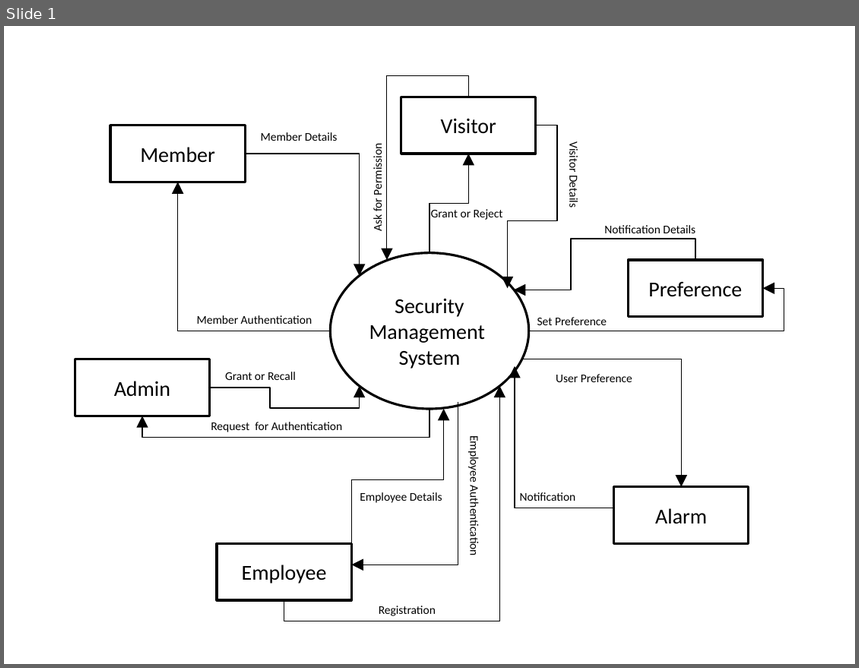
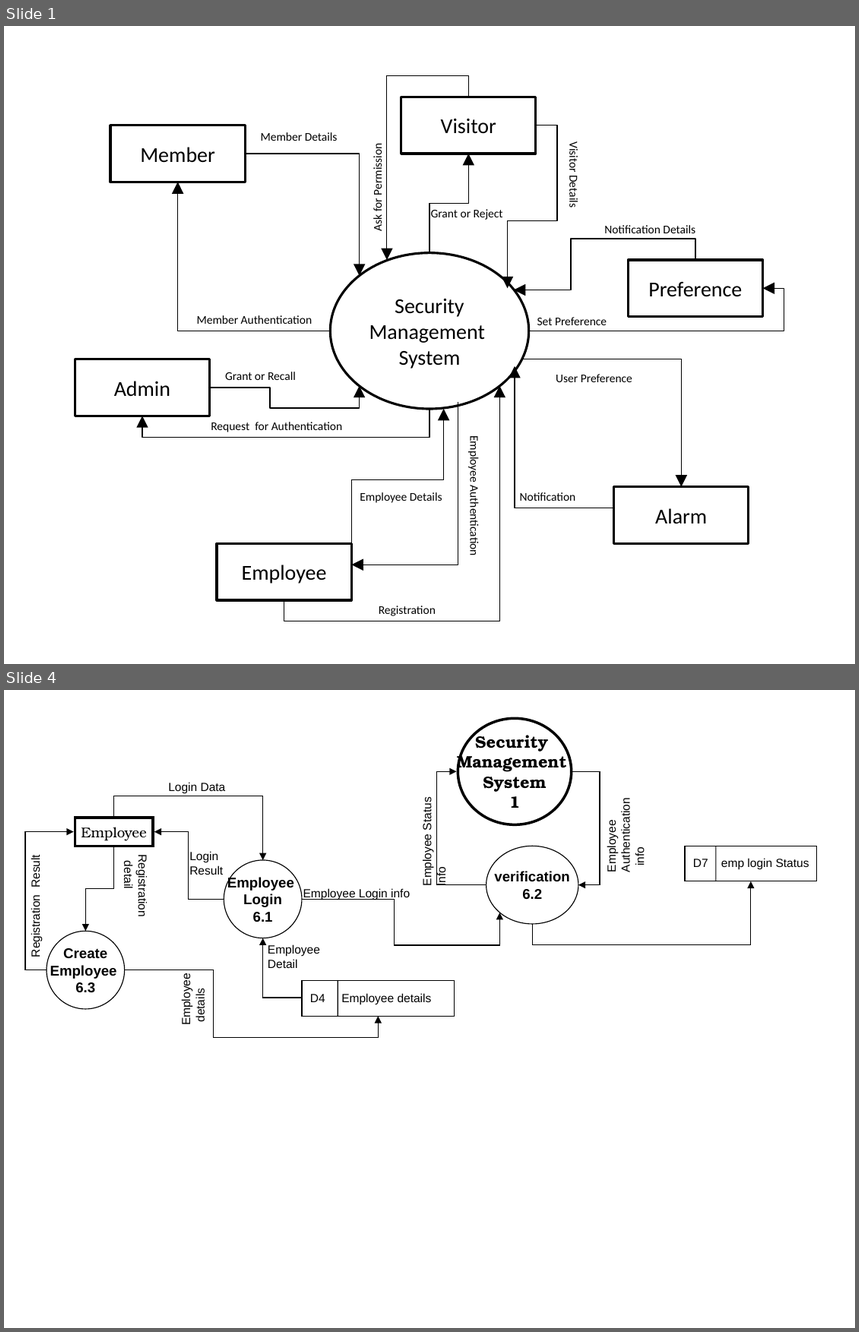
Before and after one commit to sayan801/SecurityManagementSystem, a slide deck: report/SecurityManagementSystem-Diagrams.pptx. Shown one above the other, each under a label of ours: slide 1 before the commit, slides 1 and 4 after it; the slides between them are not shown. The pictures are 859x668 and 859x1332 pixels, drawn with LibreOffice and Linux fonts; fonts in the diff are those of the drawing. Boxes give left, top, right and bottom in pixels: in the first picture for what was removed or moved away, otherwise in the second. Text is boxed around its words. In the diff, an @@ line names an element or a change of style, - is before the commit and + after.

```diff
--- a/report/SecurityManagementSystem-Diagrams.pptx
+++ b/report/SecurityManagementSystem-Diagrams.pptx
@@ slide 4 added at <box>4,690,855,1328</box>, background #FFFFFF @@
@@ ellipse added at <box>458,718,571,825</box>, outline #000000 2.25 pt, 14 pt, text #000000, bold @@
+Security
+Management
+System
+1
@@ elbow arrow added from (487, 885) to (457, 772), #000000 0.75 pt @@
@@ elbow arrow added from (572, 772) to (579, 885), #000000 0.75 pt @@
@@ elbow arrow added from (113, 816) to (262, 860), #000000 0.75 pt @@
@@ text added at <box>168,782,226,793</box>, 10 pt, text #000000 @@
+Login Data
@@ text added at <box>420,800,448,885</box>, 10 pt, text #000000 @@
+Employee Status Info
@@ rectangle added at <box>75,818,153,846</box>, outline #000000 2.25 pt, 12 pt, text #000000 @@
+Employee
@@ text added at <box>605,805,646,871</box>, 10 pt, text #000000 @@
+Employee
+Authentication
+info
@@ elbow arrow added from (47, 970) to (74, 832), #000000 0.75 pt @@
@@ elbow arrow added from (113, 847) to (86, 931), #000000 0.75 pt @@
@@ elbow arrow added from (224, 900) to (154, 832), #000000 0.75 pt @@
@@ ellipse added at <box>487,846,579,924</box>, outline #000000 0.75 pt, 12 pt, text #000000, bold @@
+verification
+6.2
@@ rectangle added at <box>685,846,817,882</box>, outline #000000 0.75 pt @@
@@ line added from (716, 846) to (716, 882), #000000 0.75 pt @@
@@ text added at <box>29,858,42,956</box>, 10 pt, text #000000 @@
+Registration Result
@@ text added at <box>122,860,149,916</box>, 10 pt, text #000000 @@
+Registration
+detail
@@ text added at <box>189,851,223,875</box>, 10 pt, text #000000 @@
+Login
+Result
@@ ellipse added at <box>224,860,302,939</box>, outline #000000 0.75 pt, 12 pt, text #000000, bold @@
+Employee
+Login
+6.1
@@ text added at <box>693,858,810,870</box>, 10 pt, text #000000 @@
+D7 emp login Status
@@ text added at <box>303,888,410,900</box>, 10 pt, text #000000 @@
+Employee Login info
@@ elbow arrow added from (533, 924) to (751, 882), #000000 0.75 pt @@
@@ elbow arrow added from (302, 900) to (500, 913), #000000 0.75 pt @@
@@ ellipse added at <box>47,931,125,1009</box>, outline #000000 0.75 pt, 12 pt, text #000000, bold @@
+Create
+Employee
+6.3
@@ elbow arrow added from (302, 998) to (262, 939), #000000 0.75 pt @@
@@ text added at <box>268,945,320,968</box>, 10 pt, text #000000 @@
+Employee
+Detail
@@ elbow arrow added from (125, 970) to (379, 1016), #000000 0.75 pt @@
@@ text added at <box>180,978,207,1024</box>, 10 pt, text #000000 @@
+Employee
+details
@@ rectangle added at <box>302,981,454,1017</box>, outline #000000 0.75 pt @@
@@ line added from (338, 981) to (338, 1016), #000000 0.75 pt @@
@@ text added at <box>310,993,432,1005</box>, 10 pt, text #000000 @@
+D4 Employee details
```
Also in this commit, not shown: 1 slide changed, 3 other slides added.
